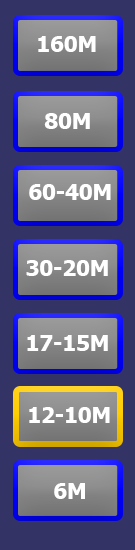
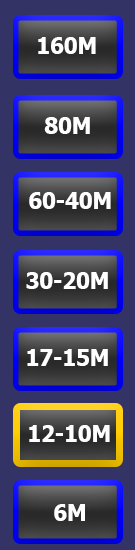
Layers edited between the first and the second 135x550 image:
painted on "17-15M" over box(27, 335, 108, 366)
painted on "30-20M" over box(26, 260, 108, 289)
painted on "60-40M" over box(29, 184, 111, 209)
painted on "80M" over box(44, 113, 90, 134)
painted on "6M" over box(54, 483, 85, 521)
painted on "12-10M" over box(29, 407, 110, 442)
painted on "160M" over box(38, 36, 96, 54)
painted on "Button7" over box(13, 460, 123, 544)
painted on "Button6" over box(13, 386, 123, 467)
painted on "Button5" over box(13, 313, 123, 391)
painted on "Button4" over box(13, 239, 123, 314)
painted on "Button3" over box(13, 165, 123, 236)
painted on "Button2" over box(13, 91, 123, 159)
painted on "Button1" over box(13, 15, 123, 79)